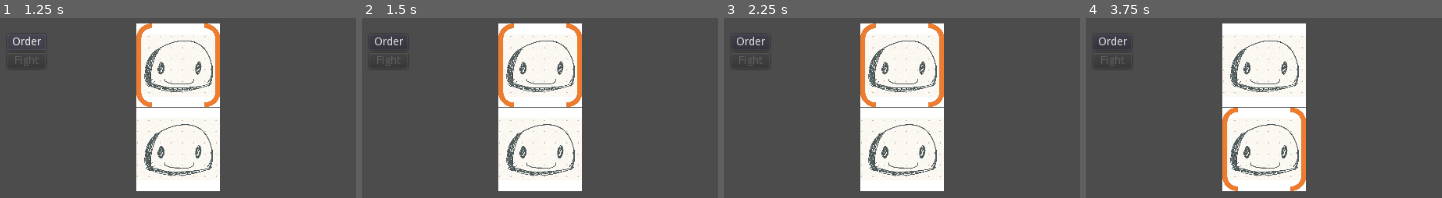
Above: before the commit, frames 1-4 (left to right).
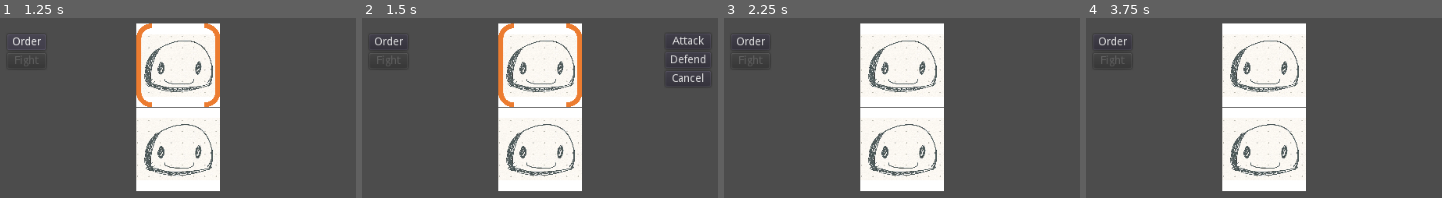
Above: after the commit, the same moments.

Repository: tangweejieleslie/phoenix_journey
Game: Godot game, scene res://Battle_v2/1_BattleManager.tscn
Same seed, same stepped clock (60 frames per second), same inputs: the game is played once before the commit and once after it.
Inputs (mouse positions are in pixels of both pictures, inside the frame that each line leads up to):
- Up to frame 1 (1.25 s): click "Order" at 0.5 s
- Up to frame 2 (1.5 s): click (540, 64) at 1.25 s
- Up to frame 3 (2.25 s): click (1051, 41) at 2 s, where only the run after the commit has a clickable "Attack"
- Up to frame 4 (3.75 s): click (1264, 149) at 2.77 s; click (1413, 59) at 3.5 s, where only the run after the commit has a clickable "Defend"

Frame 1 is identical in both runs. In frame 2, 0.8% of the frame differs, in the area x 86-97%, y 10-38%; in frame 3, 1.5%; in frame 4, 1.6%, in the area x 38-62%, y 49-97%.

Commit message:
added skill instantiation

Diff:
--- a/Godot Working Folder/Battle_v2/1_BattleManager.gd
+++ b/Godot Working Folder/Battle_v2/1_BattleManager.gd
@@ -1,11 +1,6 @@
 extends Node2D
 
-
-# Declare member variables here. Examples:
-# var a = 2
-# var b = "text"
-
-
+var SkillSelectionPanelId
 # Called when the node enters the scene tree for the first time.
 func _ready():
 	DisableAll()
@@ -37,3 +32,19 @@
 
 func UnitSelected():
 	print("Unit selected")
+	InstantiateSkillSelection()
+
+func InstantiateSkillSelection():
+	var SkillPanel = preload("res://Battle_v2/2b_SkillSelection.tscn")
+	var s = SkillPanel.instance()
+	s.set_position(Vector2(400,20))
+	add_child(s)
+	SkillSelectionPanelId = s.get_instance_id()
+
+	for skill in s.get_children():
+		print(skill)
+		skill.connect("Signal_SelectSkill", self, "SkillSelected")
+
+func SkillSelected():
+	print("Skill is selected. Manager")
+	instance_from_id(SkillSelectionPanelId).queue_free()
--- a/Godot Working Folder/Battle_v2/2b_SkillSelection.gd
+++ b/Godot Working Folder/Battle_v2/2b_SkillSelection.gd
@@ -8,12 +8,16 @@
 
 # Called when the node enters the scene tree for the first time.
 func _ready():
+	AddSkill("Attack")
+	AddSkill("Defend")
+	AddSkill("Cancel")
 	pass # Replace with function body.
 
 
 func AddSkill(skillname):
 	var SkillButton = preload("res://Battle_v2/2b_a_SkillButton.tscn")
 	var s = SkillButton.instance()
+	s.text = skillname
 	add_child(s)
 
 # Called every frame. 'delta' is the elapsed time since the previous frame.
--- /dev/null
+++ b/Godot Working Folder/Battle_v2/2b_a_SkillButton.gd
@@ -0,0 +1,11 @@
+extends Button
+
+# Called when the node enters the scene tree for the first time.
+func _ready():
+	pass # Replace with function body.
+
+signal Signal_SelectSkill
+
+func _on_Skill_pressed():
+	print("SkillSelected")
+	emit_signal("Signal_SelectSkill")
--- a/Godot Working Folder/Battle_v2/2b_a_SkillButton.tscn
+++ b/Godot Working Folder/Battle_v2/2b_a_SkillButton.tscn
@@ -1,5 +1,13 @@
-[gd_scene format=2]
+[gd_scene load_steps=2 format=2]
 
-[node name="Button" type="Button"]
+[ext_resource path="res://Battle_v2/2b_a_SkillButton.gd" type="Script" id=1]
+
+[node name="Skill" type="Button"]
 margin_right = 12.0
 margin_bottom = 20.0
+script = ExtResource( 1 )
+__meta__ = {
+"_edit_use_anchors_": false
+}
+
+[connection signal="pressed" from="." to="." method="_on_Skill_pressed"]
